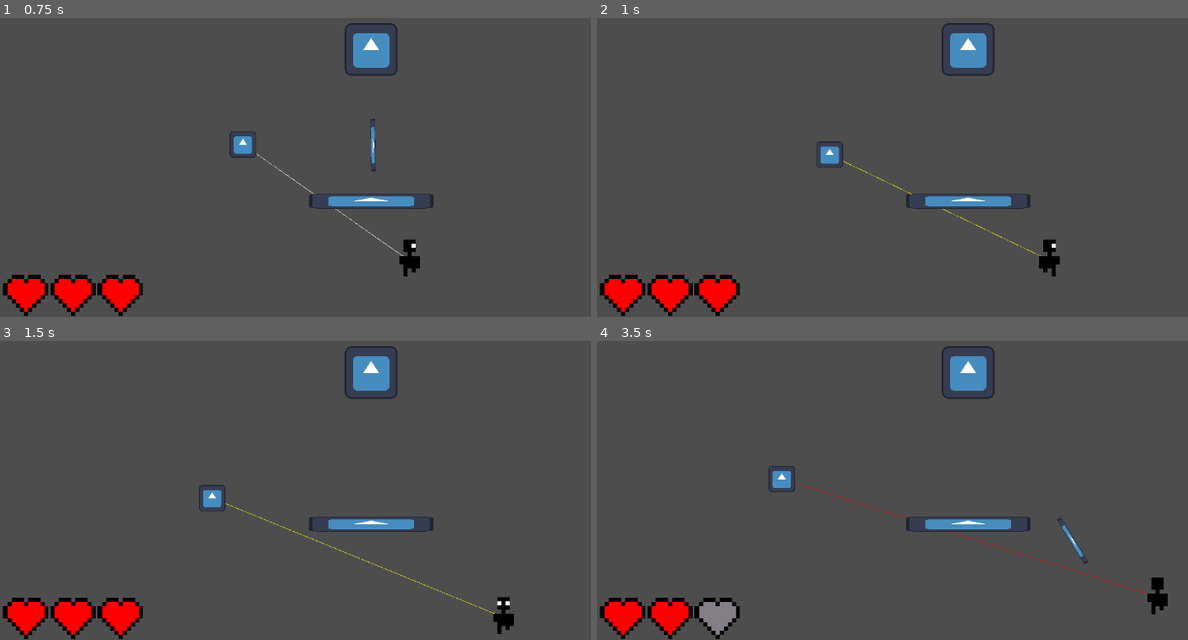
Above: before the commit, frames 1-4 (two rows, left to right).
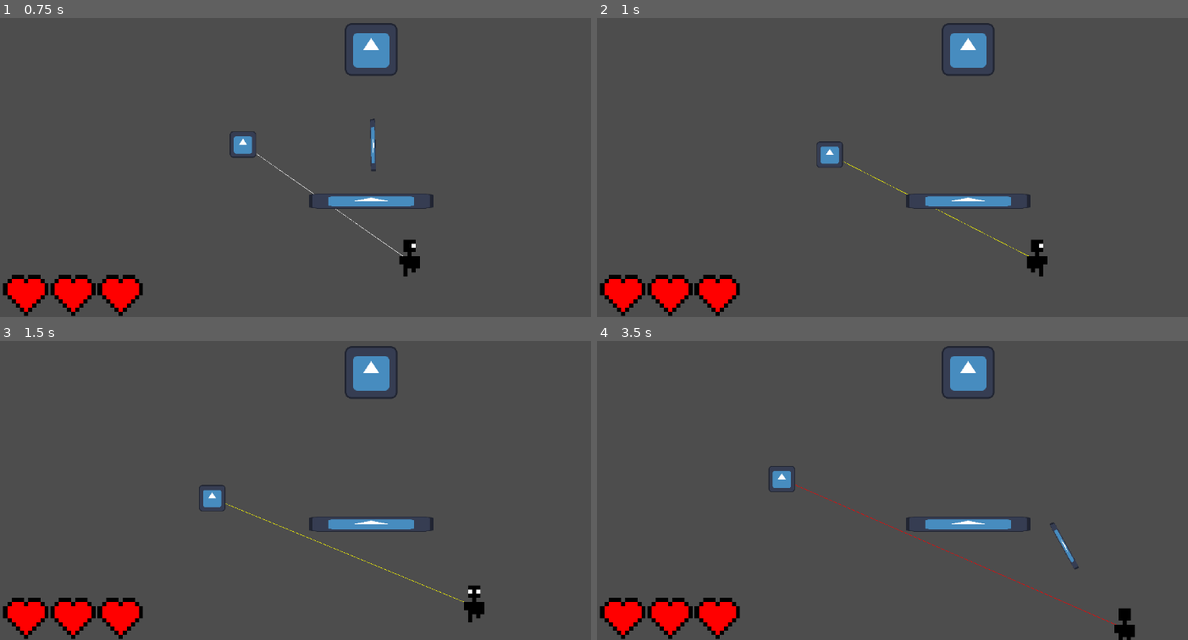
Above: after the commit, the same moments.

Repository: AJISGit/Ludum-Dare-59-Game
Game: Godot game, scene res://assets/scenes/game.tscn
The game is run twice, just before and just after one commit, with the same random seed, the same clock (stepped at 60 frames per second) and the same inputs. The engine's default icon, where the game draws it, is replaced by a stand-in: a white triangle on a blue panel in a dark square.
Inputs:
- Up to frame 1 (0.75 s): hold D (WalkRight) from 0.53 s (still down)
- Up to frame 2 (1 s): keep holding D (WalkRight)
- Up to frame 3 (1.5 s): release D (WalkRight) at 1.28 s; hold S (WalkDown) from 1.28 s (still down)
- Up to frame 4 (3.5 s): release S (WalkDown) at 2.03 s; hold D (WalkRight) 2.03-2.78 s; hold W (WalkUp) from 2.78 s (still down)

Frame 1 is identical in both runs. In frame 2, 0.6% of the frame differs, in the area x 41-79%, y 47-87%; in frame 3, 0.7%; in frame 4, 1.5%, in the area x 17-97%, y 47-100%.

Commit message:
Make the player walk slower when he's farther away from the controller.

Diff:
--- a/assets/scripts/player.gd
+++ b/assets/scripts/player.gd
@@ -3,6 +3,7 @@
 
 @export_group("Movement")
 @export var speed: float = 300.0
+@onready var normal_speed = speed
 
 @export_group("Health")
 @export var health: int = 3
@@ -41,9 +42,11 @@
 
 func _physics_process(delta: float) -> void:
 
-	#### Reset Values ####
+	# Reset Values
 	velocity = Vector2(0.0, 0.0)
 
+
+	# Make sure health is in the correct range
 	if health > max_health: health = max_health
 	if health < 0: health = 0
 
@@ -51,7 +54,19 @@
 
 	health_bar.update_icons(health, max_health)
 
-	if position.distance_to(%Controller.position) > 100:
+	# Change player based on distance to controller
+
+	var distance: float = position.distance_to(%Controller.position)
+
+	if distance >= max_distance / 1.2:
+		speed = normal_speed / 3
+	elif distance >= max_distance / 2:
+		speed = normal_speed / 1.5
+	else:
+		speed = normal_speed
+
+
+	if distance > max_distance:
 		state = player_state.frozen
 	else:
 		state = player_state.idle
